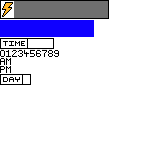
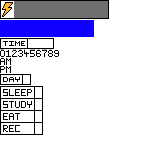
Before/after of a 145×145 layered artwork. What changed in the layer stack:
painted on "greenbar (1).png" over (0, 49, 52, 135)
